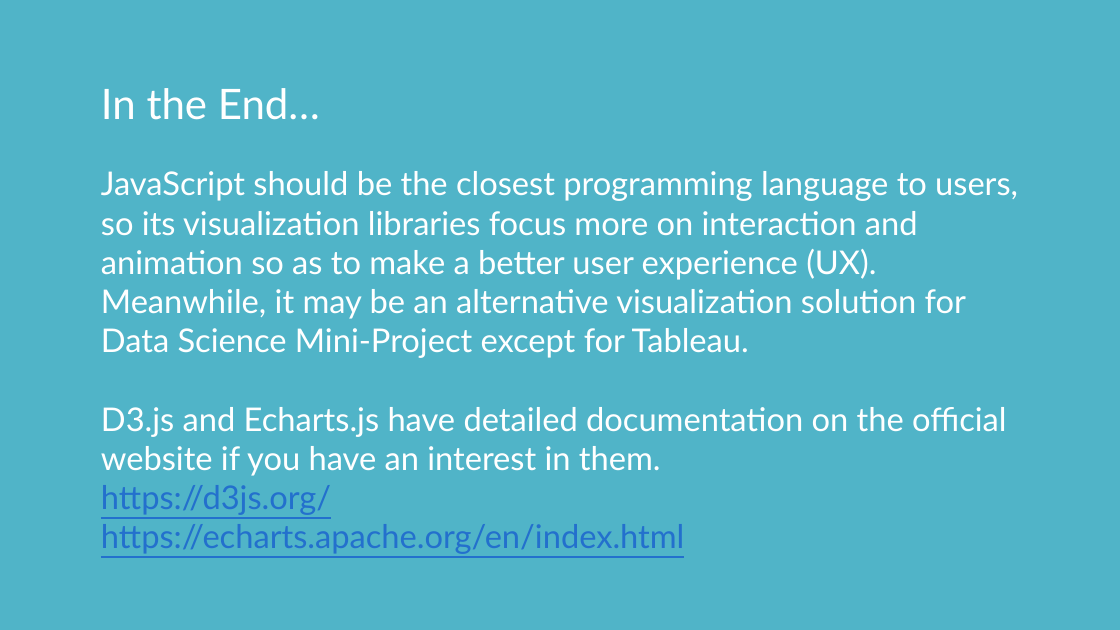
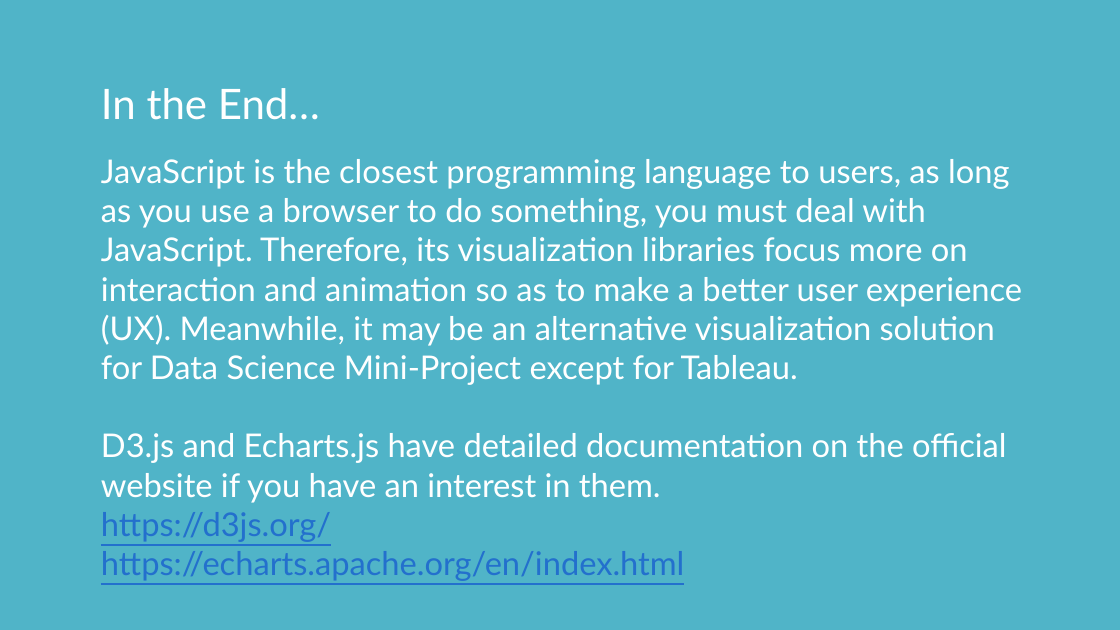
Before and after one commit to Raynham/javascript-presentation, a slide deck: slide 12 of Intro-2Vis-libraries.pptx (slide 11 before the commit). Drawn at 1120x630 pixels with LibreOffice and Linux fonts; fonts in the diff are those of the drawing. Boxes give left, top, right and bottom in pixels: in the first picture for what was removed or moved away, otherwise in the second. Text is boxed around its words. In the diff, an @@ line names an element or a change of style, - is before the commit and + after.

Commit message:
have a look

```diff
--- a/Intro-2Vis-libraries.pptx
+++ b/Intro-2Vis-libraries.pptx
@@ text "JavaScript is the closest programming ..." moved from (x1=101, y1=171, x2=1018, y2=554) to (x1=101, y1=159, x2=1022, y2=581) @@
@@ text at (x1=101, y1=159, x2=1022, y2=385): text changed @@
-JavaScript should be the closest programming language to users, so its visualization libraries focus more on interaction and animation so as to make a better user experience (UX). Meanwhile, it may be an alternative visualization solution for Data Science Mini-Project except for Tableau.
+JavaScript is the closest programming language to users, as long as you use a browser to do something, you must deal with JavaScript. Therefore, its visualization libraries focus more on interaction and animation so as to make a better user experience (UX). Meanwhile, it may be an alternative visualization solution for Data Science Mini-Project except for Tableau.
```
Also in this commit, not shown: 3 other slides changed, 2 slides added, 1 slide removed, 3 other files.
